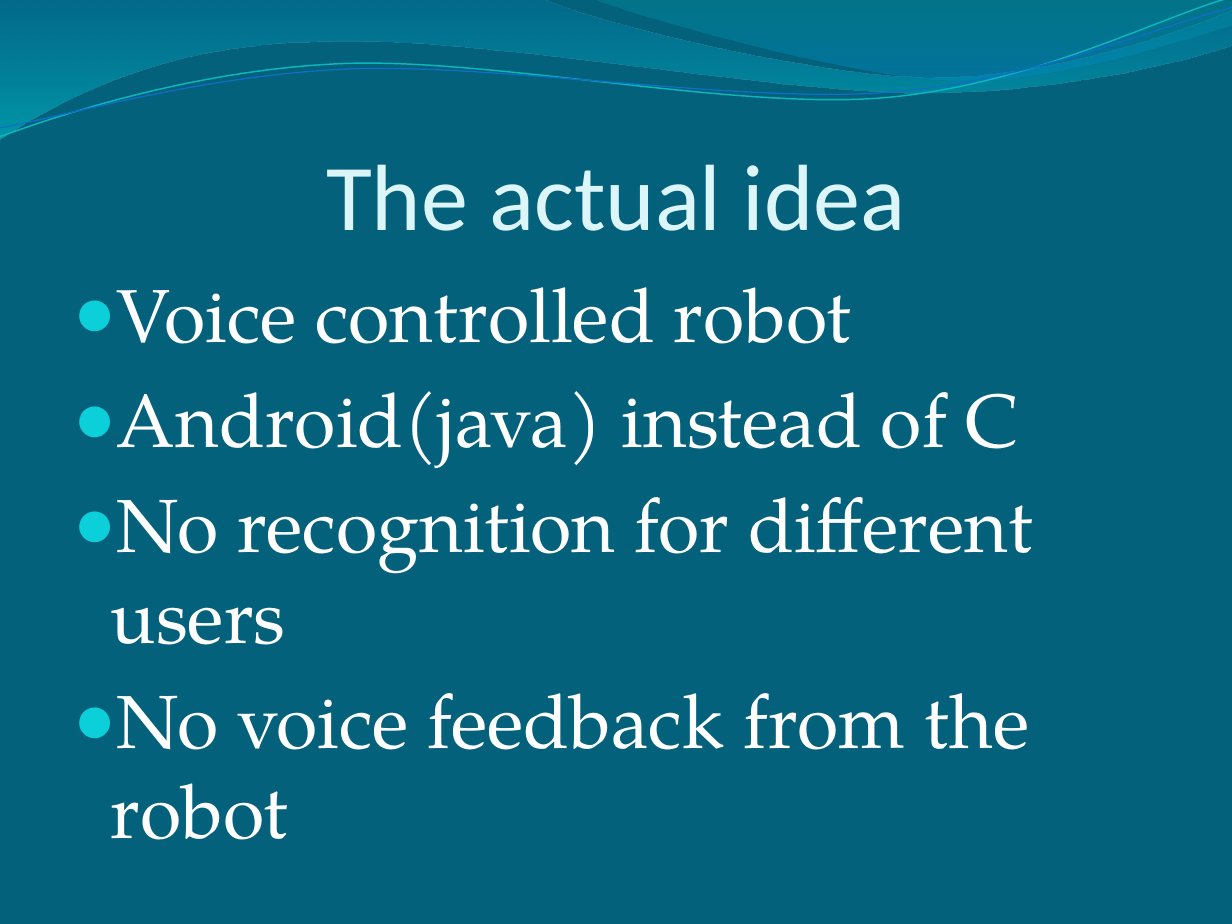
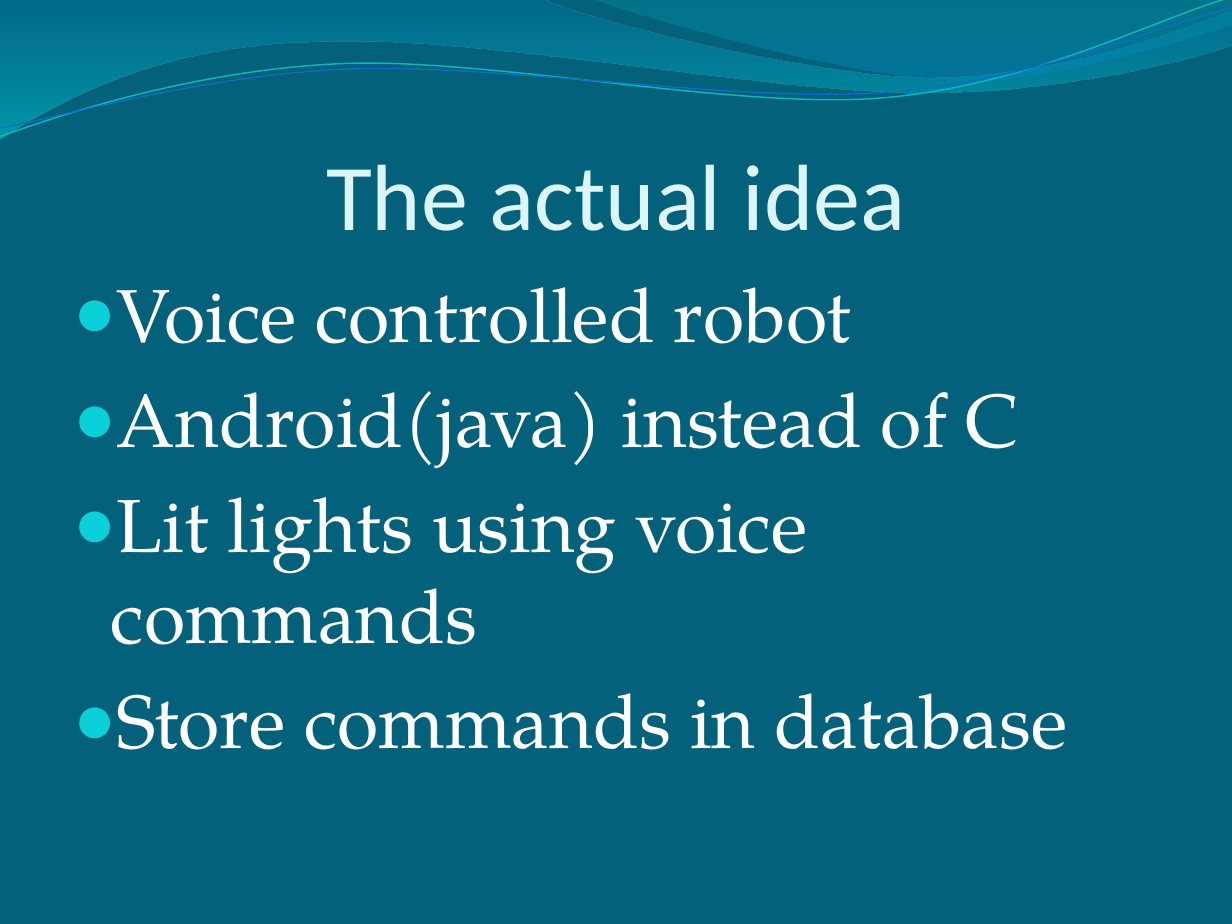
Before and after one commit to Pontus92/JAMP, a slide deck: slide 4 of PowerPoint/Easy Speech.pptx. Drawn at 1232x924 pixels with LibreOffice and Linux fonts; fonts in the diff are those of the drawing. Boxes give left, top, right and bottom in pixels: in the first picture for what was removed or moved away, otherwise in the second. Text is boxed around its words. In the diff, an @@ line names an element or a change of style, - is before the commit and + after.

```diff
--- a/PowerPoint/Easy Speech.pptx
+++ b/PowerPoint/Easy Speech.pptx
@@ text at box(111, 497, 1067, 750): text changed @@
-● No recognition for different users
-● No voice feedback from the robot
+● Lit lights using voice commands
+● Store commands in database
```
Also in this commit, not shown: 4 other slides changed, 12 slides added, 2 slides removed, 1 other file.
